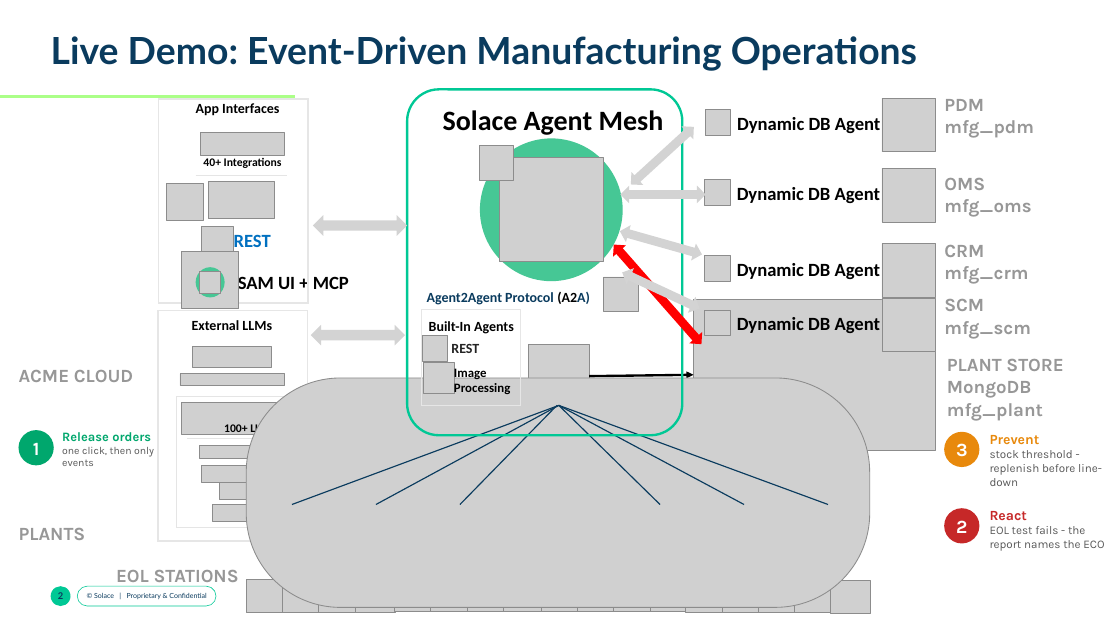
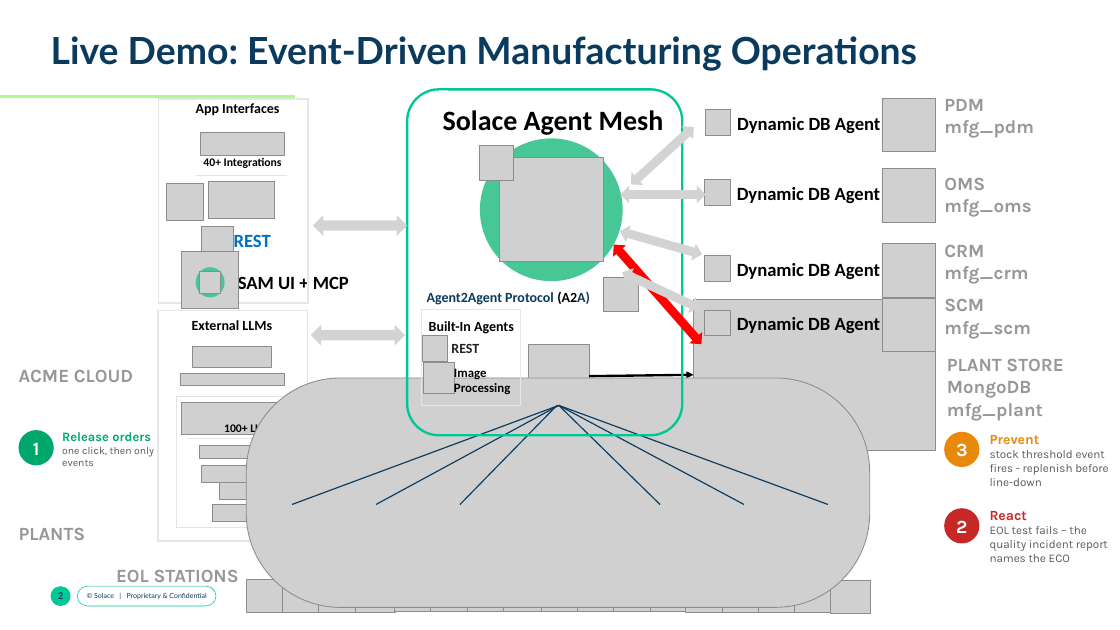
Before and after one commit to martensa/solace-demo-artifacts, a slide deck: slide 2 of sam-manufacturing-ops-demo/slides/SAM v2 – AI Worker Lifecycle Manufacturing.pptx. Drawn at 1120x630 pixels with LibreOffice and Linux fonts; fonts in the diff are those of the drawing; grey boxes stand for pictures; background and template pictures are left out. Boxes give left, top, right and bottom in pixels: in the first picture for what was removed or moved away, otherwise in the second. Text is boxed around its words. In the diff, an @@ line names an element or a change of style, - is before the commit and + after.

```diff
--- a/sam-manufacturing-ops-demo/slides/SAM v2 – AI Worker Lifecycle Manufacturing.pptx
+++ b/sam-manufacturing-ops-demo/slides/SAM v2 – AI Worker Lifecycle Manufacturing.pptx
@@ text at [990,450,1108,486]: text changed @@
-stock threshold - replenish before line-down
+stock threshold event fires - replenish before line-down
@@ text at [990,526,1108,562]: text changed @@
-EOL test fails - the report names the ECO
+EOL test fails – the quality incident report names the ECO
```
Also in this commit, not shown: 1 other slide changed, 4 other files.
